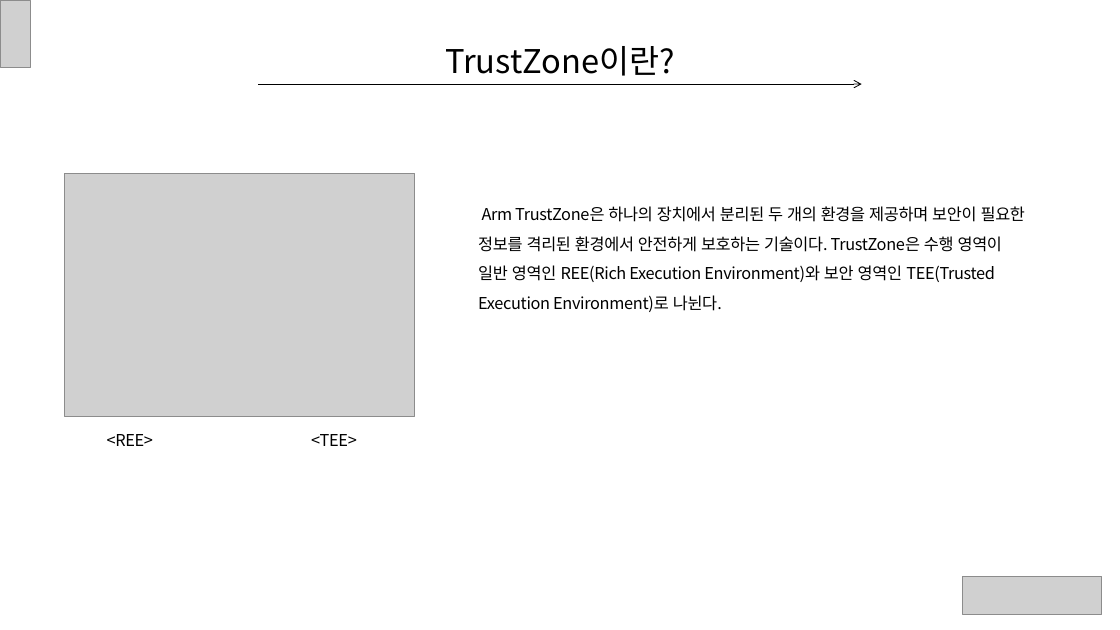
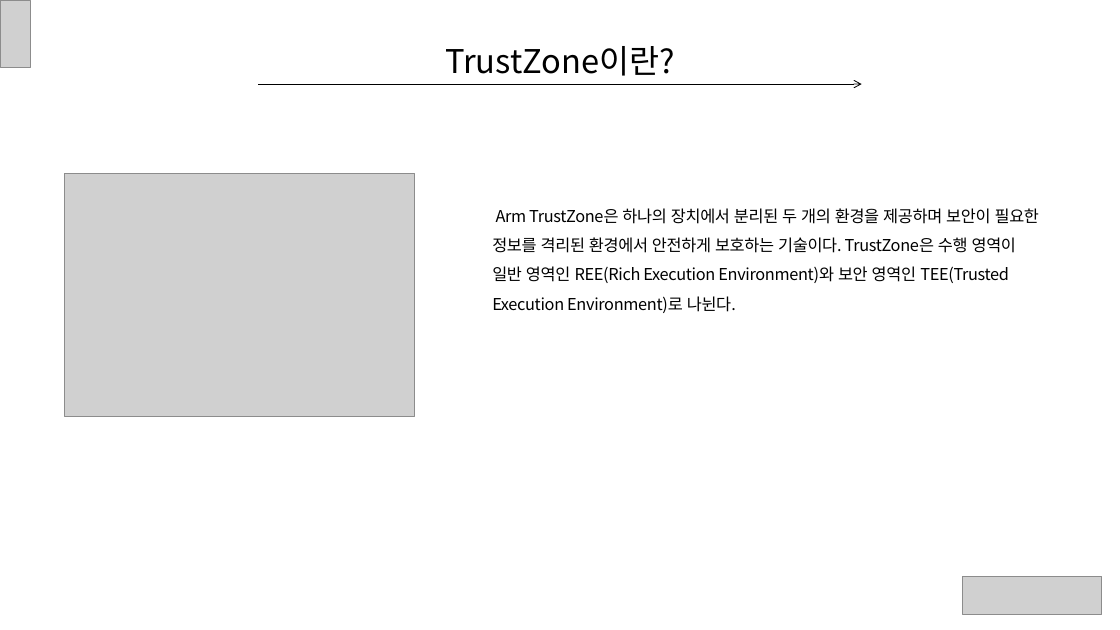
Before and after one commit to ryusangwon/Arm-Trustzone, a slide deck: slide 3 of Trustzone.pptx (slide 6 before the commit). Drawn at 1120x630 pixels with LibreOffice and Linux fonts; fonts in the diff are those of the drawing; grey boxes stand for pictures. Boxes give left, top, right and bottom in pixels: in the first picture for what was removed or moved away, otherwise in the second. Text is boxed around its words. In the diff, an @@ line names an element or a change of style, - is before the commit and + after.

```diff
--- a/Trustzone.pptx
+++ b/Trustzone.pptx
@@ text "Arm TrustZone은 하나의 장치에서 분리된 ...": place and size @@
-text "Arm TrustZone은 하나의 장치에서 분리된 ..." at bbox=[478, 206, 1025, 312]
+text "Arm TrustZone은 하나의 장치에서 분리된 ..." at bbox=[492, 208, 1039, 313]
@@ text removed at bbox=[107, 434, 153, 446] @@
-<REE>
@@ text removed at bbox=[311, 434, 357, 446] @@
-<TEE>
```
Also in this commit, not shown: 7 other slides changed, 4 slides removed.
